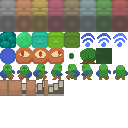
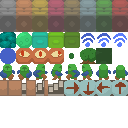
Before/after of a 128px x 128px layered artwork. What changed in the layer stack:
painted on "chaser" over left=64, top=80, right=128, bottom=96
